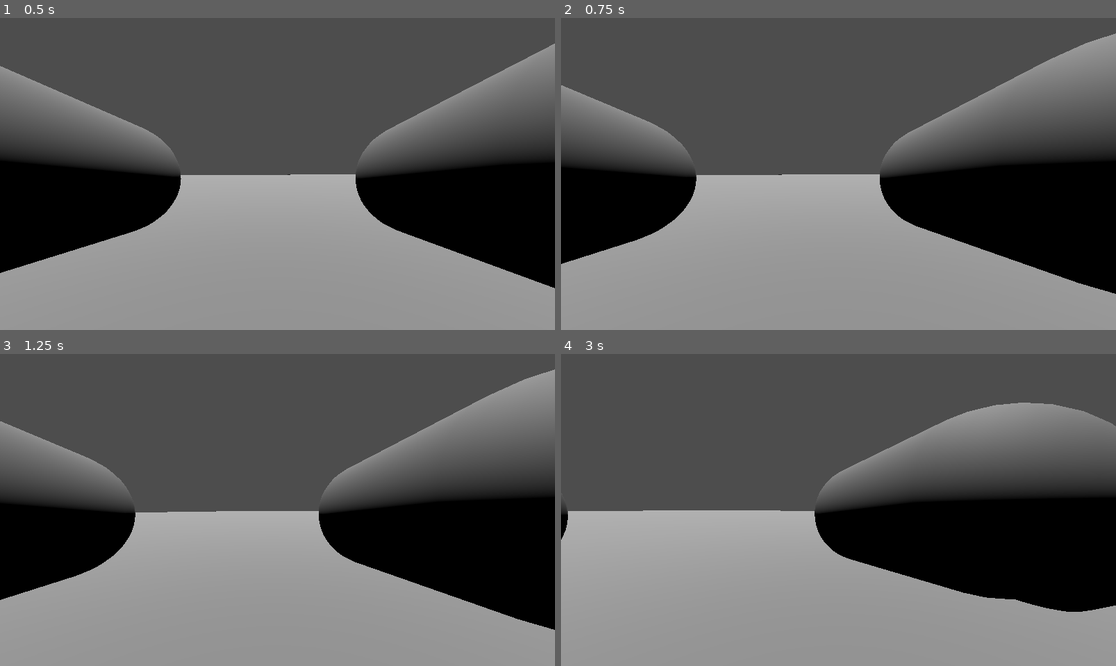
Above: before the commit, frames 1-4 (two rows, left to right).
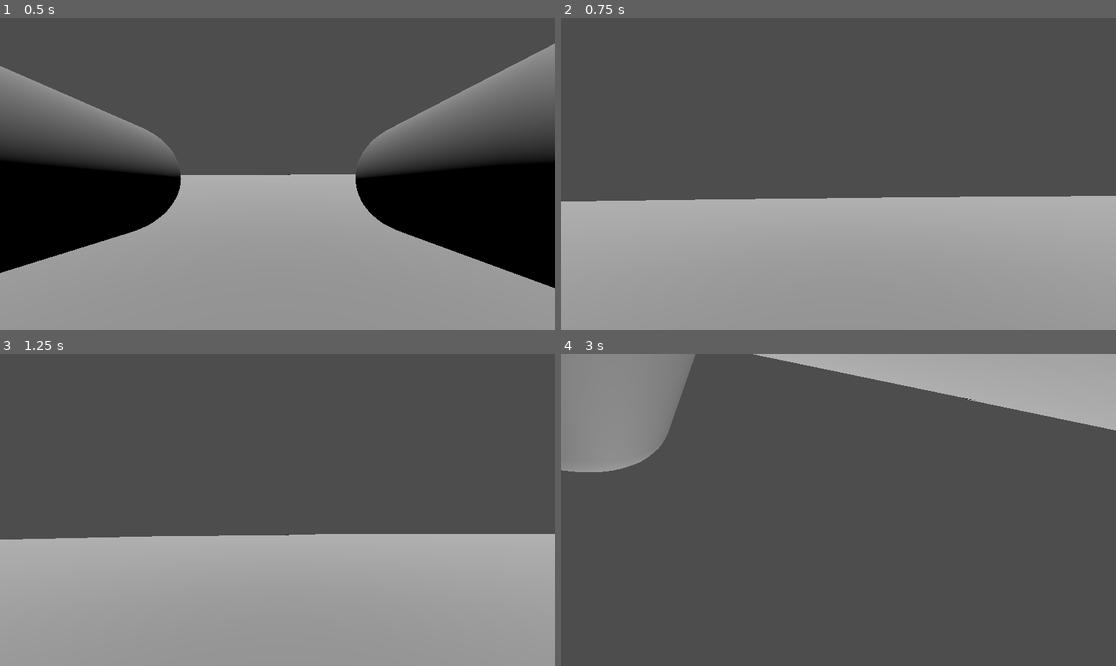
Above: after the commit, the same moments.

Repository: StudioXPEtudiant/-25-26.QC.S.S2_Escape-Night
Game: Godot game, scene res://Laboratoir(scène).tscn
Same seed, same stepped clock (60 frames per second), same inputs: the game is played once before the commit and once after it.
Inputs (mouse positions are in pixels of both pictures, inside the frame that each line leads up to):
- Up to frame 1 (0.5 s): no input
- Up to frame 2 (0.75 s): tap Enter (ui_accept) at 0.5 s; move the mouse to (960, 158) at 0.52 s; hold D (Droite) from 0.53 s (still down); tap S (Recule) at 0.6 s
- Up to frame 3 (1.25 s): keep holding D (Droite); tap Space (Saut) at 0.77 s
- Up to frame 4 (3 s): move the mouse to (727, 525) at 1.27 s; release D (Droite) at 1.28 s; hold Down (ui_down) 1.28-2.03 s; tap Shift (Sprint) at 1.35 s; tap Space (Saut) at 1.52 s; tap Enter (ui_accept) at 2 s; move the mouse to (894, 441) at 2.02 s; hold D (Droite) 2.03-2.78 s; hold Right (mouvement Droite cam) 2.03-2.78 s; move the mouse to (810, 572) at 2.77 s; hold W (Avance) from 2.78 s (still down); tap Left (mouvement gauche cam) at 2.85 s

Frame 1 is identical in both runs. In frame 2, 28% of the frame differs, in the area x 0-100%, y 4-89%; in frame 3, 28%; in frame 4, 73%, in the area x 0-100%, y 0-100%.
Error in both runs: Invalid access to property or key 'relative' on a base object of type 'InputEventKey'. (res://camera_3d.gd:23)

Commit message:
vraiment bugué

Diff:
--- a/camera_3d.gd
+++ b/camera_3d.gd
@@ -23,3 +23,4 @@
 	var mouse_delta = event.relative
 	if event is InputEventMouseMotion:
 		rotate_y(-event.relative.x * 0.1)
+		rotate_x(-event.relative.y * 0.1)
--- a/personnage_principal.gd
+++ b/personnage_principal.gd
@@ -35,3 +35,4 @@
 	var mouse_delta = event.relative
 	if event is InputEventMouseMotion:
 		rotate_y(-event.relative.x * 0.1)
+		rotate_x(-event.relative.y * 0.1)
